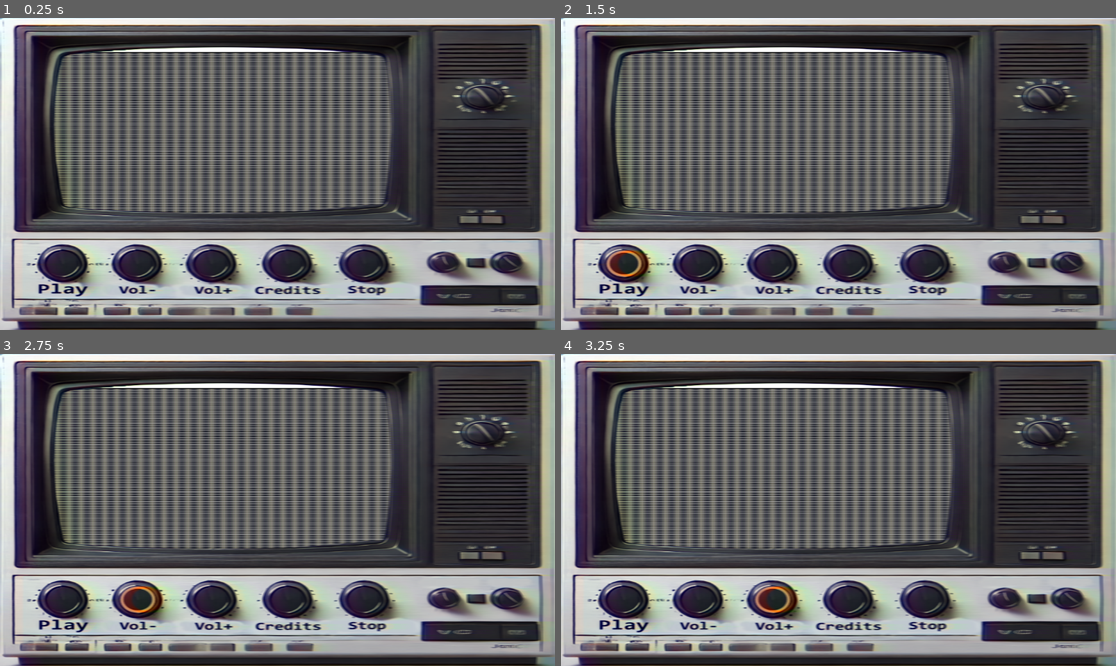
Above: before the commit, frames 1-4 (two rows, left to right).
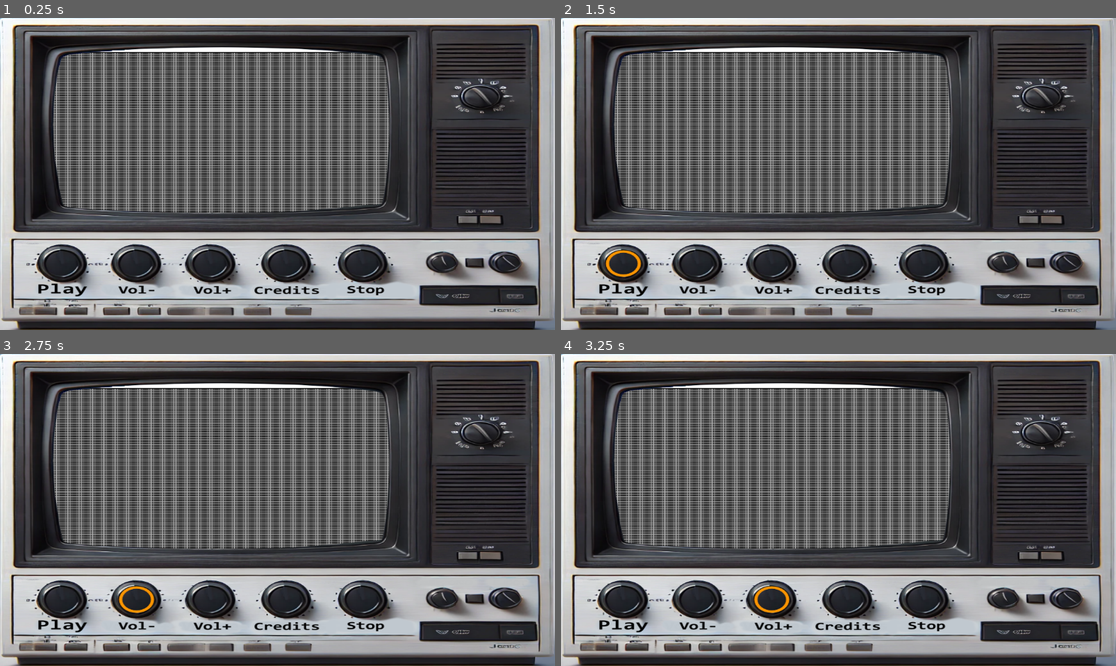
Above: after the commit, the same moments.

Repository: Ciasne14/SteelWorks3
Game: Godot game, scene res://Scenes/main_scene.tscn
Two runs of this game, one before a commit and one after it. Both use one fixed random seed, a clock stepped at 60 frames per second and the inputs below.
Inputs (mouse positions are in pixels of both pictures, inside the frame that each line leads up to):
- Up to frame 1 (0.25 s): no input
- Up to frame 2 (1.5 s): click (622, 264) at 0.5 s; click (622, 264) at 1.25 s
- Up to frame 3 (2.75 s): click (138, 600) at 2 s
- Up to frame 4 (3.25 s): click (771, 600) at 2.75 s

The runs differ from the first frame. In frame 1, 17% of the frame differs, in the area x 0-100%, y 0-100%; in frame 2, 17%; in frame 3, 19%; in frame 4, 17%.

Commit message:
scene update

Diff:
--- /dev/null
+++ b/Scenes/demon_communicator.gd
@@ -0,0 +1,42 @@
+extends Node
+
+@onready var http_request = %HTTPRequest
+
+const troll_url = "https://d1c8-193-193-81-36.ngrok-free.app/api/my_chat/"
+var played = false
+
+func _ready():
+	http_request.request_completed.connect(_on_HTTPRequest_request_completed)
+	# Get the Timer node
+	var api_timer = %ApiTimer # Adjust this path if needed
+	api_timer.wait_time = 1.0  # Set the timer to 1 second
+	api_timer.one_shot = false  # Ensure it repeats
+	api_timer.start()  # Start the timer
+
+	# Connect the timeout signal
+	api_timer.timeout.connect(Callable(self, "connect_to_api"))
+
+	connect_to_api()
+
+func _on_HTTPRequest_request_completed(result, response_code, headers, body):
+	if(played):
+		print("Response body:", body.get_string_from_utf8())  # For debugging
+		var response = body.get_string_from_utf8()
+		var regex = RegEx.new()
+		regex.compile('"response":\\s*"([^"]*)"')
+		var match = regex.search(response)
+		if match:
+			var response_value = match.get_string(1)
+			%DemonCommunicator.text=response_value
+			print(response_value)  # Output: "chyba dziala"
+		else:
+			print("No match found")
+
+func connect_to_api():
+	var error = http_request.request(troll_url)
+	if error != OK:
+		print("Request failed to start, error code:", error)
+
+
+func _on_play_pressed() -> void:
+	played= true
--- a/Scenes/main_scene.tscn
+++ b/Scenes/main_scene.tscn
@@ -7,6 +7,7 @@
 [ext_resource type="Texture2D" uid="uid://drt8jlsrokyee" path="res://button.png" id="5_oexas"]
 [ext_resource type="Texture2D" uid="uid://d2lyoodc00bvc" path="res://buttonpressed.png" id="6_ak2rn"]
 [ext_resource type="Texture2D" uid="uid://dcdpbu8xi78ug" path="res://buttonhovered.png" id="7_75aa8"]
+[ext_resource type="Script" path="res://Scenes/demon_communicator.gd" id="8_kk6e8"]
 
 [node name="Control" type="Control"]
 layout_mode = 3
@@ -45,6 +46,7 @@
 script = ExtResource("3_fj4oy")
 
 [node name="CanvasLayer" type="CanvasLayer" parent="."]
+visible = false
 
 [node name="ColorRect" type="ColorRect" parent="CanvasLayer"]
 material = ExtResource("4_sbcsv")
@@ -147,7 +149,31 @@
 texture_hover = ExtResource("7_75aa8")
 stretch_mode = 0
 
+[node name="DemonCommunicator" type="RichTextLabel" parent="."]
+unique_name_in_owner = true
+layout_mode = 1
+anchors_preset = -1
+anchor_left = 0.78
+anchor_top = 0.355
+anchor_right = 0.955
+anchor_bottom = 0.603
+offset_left = 0.439941
+offset_top = -0.0400085
+offset_right = -0.160034
+offset_bottom = 0.255981
+grow_horizontal = 0
+grow_vertical = 0
+script = ExtResource("8_kk6e8")
+
+[node name="HTTPRequest" type="HTTPRequest" parent="DemonCommunicator"]
+unique_name_in_owner = true
+
+[node name="ApiTimer" type="Timer" parent="DemonCommunicator"]
+unique_name_in_owner = true
+autostart = true
+
 [connection signal="pressed" from="Play" to="Background/MainScene" method="_on_play_pressed"]
+[connection signal="pressed" from="Play" to="DemonCommunicator" method="_on_play_pressed"]
 [connection signal="pressed" from="VolDown" to="Background/MainScene" method="_on_vol_down_pressed"]
 [connection signal="pressed" from="VolUp" to="Background/MainScene" method="_on_vol_up_pressed"]
 [connection signal="pressed" from="Stop" to="Background/MainScene" method="_on_stop_pressed"]
Not shown: 1 places in Scenes/main_scene.tscn that only renumber resources
